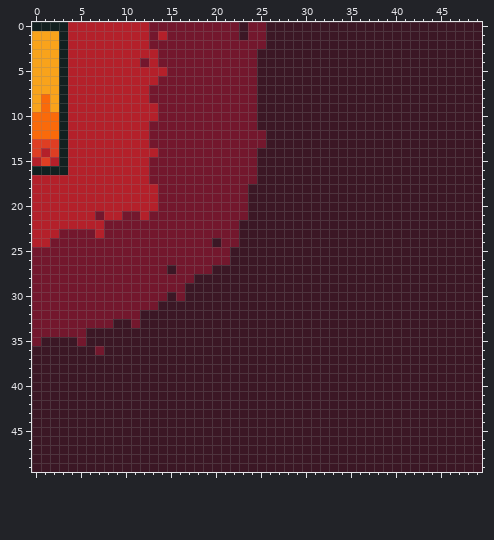
A pixel-art file gets an edit: assets/images/walls/ground-curve-left-top.aseprite. The picture above was drawn from the file before the commit.
50x50 pixels, 1 frame.
New version:
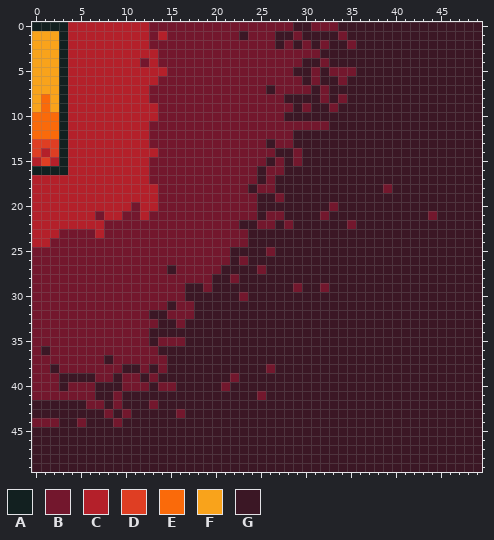
Palette (. is transparent): A #122020  B #73172d  C #b4202a  D #df3e23  E #fa6a0a  F #f9a31b  G #3b1725
The exact change:
Changed rows in their new state; - is an unchanged pixel.
Layer "tile-ground_curve-right_top":
first column x 0:
 0 -----------------------B--BBB--BBB-----------
 1 --------------------------B--B----B----------
 2 --------------------------B-B-B-B--B---------
 3 -------------------------BBBBBBB-------------
 4 -------------------------BBBBB--B------------
 5 -------------------------BBBB--B-BBB---------
 6 -------------------------BBBBB-B--B----------
 7 -------------------------B-BBBB-B------------
 8 -------------------------BBB----B-B----------
 9 -------------------------BBBB-B--B-----------
10 -------------------------BBB-----------------
11 -------------------------BBBBBBBB------------
12 --------------------------BBB----------------
13 ---------------------------BB----------------
14 -------------------------BB--B---------------
15 -------------------------B-B-B---------------
16 --------------------------BB-----------------
17 --------------------------B------------------
18 -------------------------BB------------B-----
19 ------------------------B--B-----------------
20 -----------B------------B--------B-----------
21 ------------------------B-BB----B-----------B
22 -------------------------BB-B------B---------
23 -----------------------B---------------------
24 --------------------B--B---------------------
25 --------------------------B------------------
26 -----------------------B---------------------
27 --------------------B----B-------------------
28 ------------------BB--B----------------------
29 -------------------B---------B--B------------
30 ---------------B-------B---------------------
31 --------------B-BB---------------------------
32 ------------B--BBB---------------------------
33 ---------BB-BB--B----------------------------
34 ------BBBBBBB--------------------------------
35 -BBBB-BBBBBBB-BBB----------------------------
36 B-BBBBB-BBBBBB-------------------------------
37 BBBBBBBB-BBBBBB------------------------------
38 BB-BBBBBBB--B-B-----------B------------------
39 BBB----BB-BB-B--------B----------------------
40 BBB-BBB---BBB-BB-----B-----------------------
41 BBBBBBB--B---------------B-------------------
42 ------BB-B---B-------------------------------
43 --------B-B-----B----------------------------
44 BBB--B---B-----------------------------------
Boxes around the changes in both pictures, in picture pixels (x1, y1, x2, y2):
changed: (32, 22, 356, 427)
changed: (383, 184, 437, 220)
